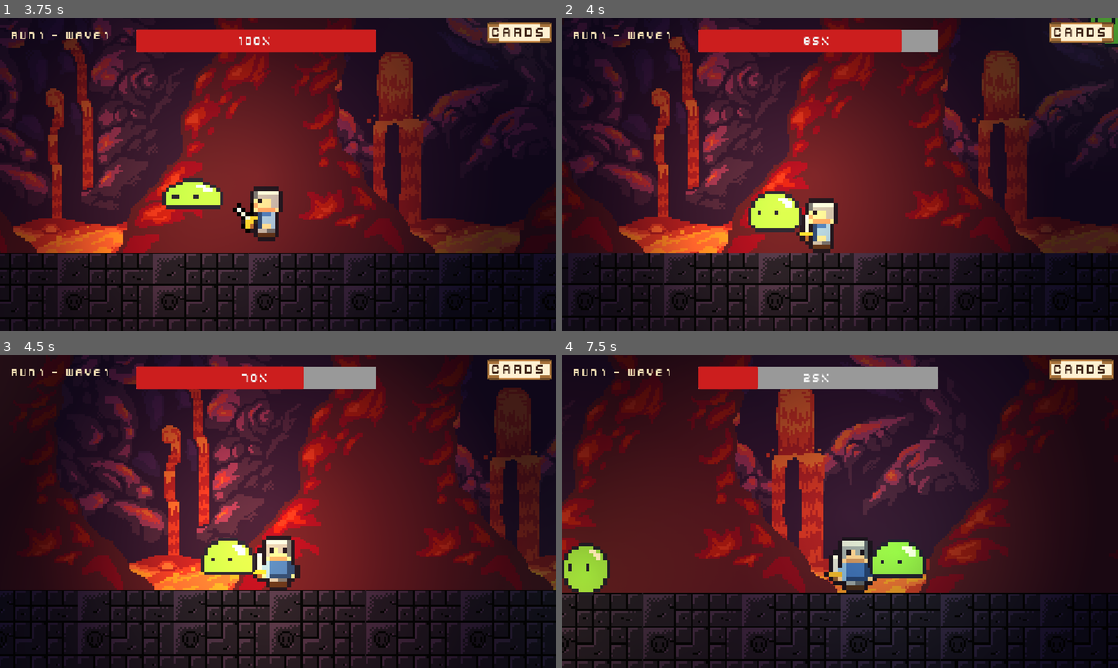
Above: before the commit, frames 1-4 (two rows, left to right).
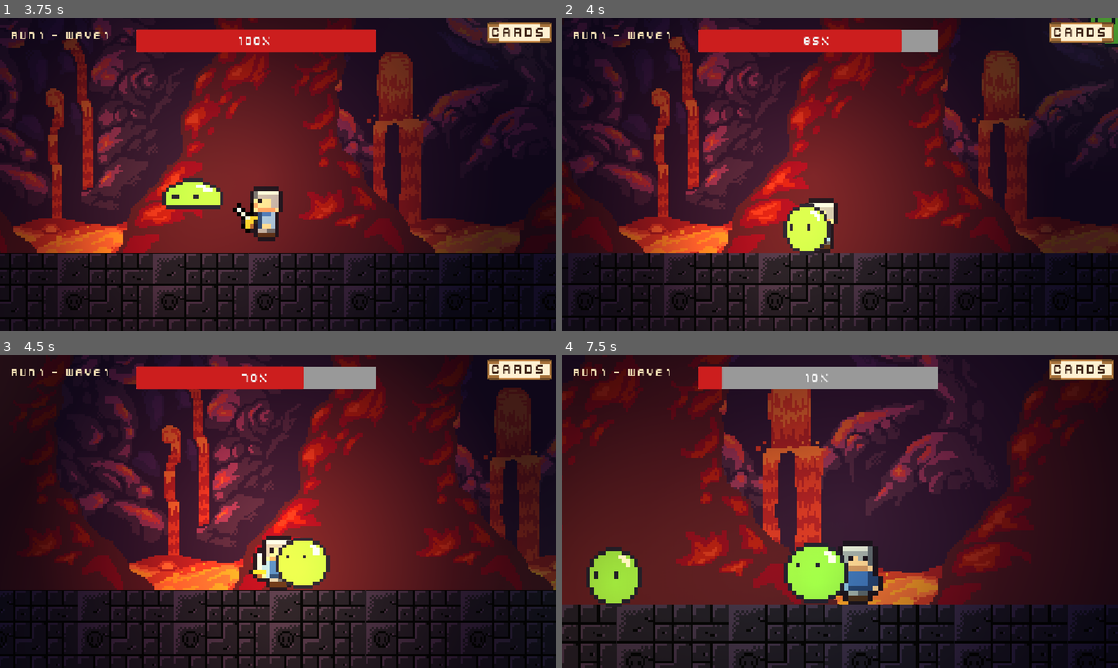
Above: after the commit, the same moments.

Repository: BillNyeFan123-creator/rebound
Game: Godot game, scene res://start_screen.tscn
Two runs of this game, one before a commit and one after it. Both use one fixed random seed, a clock stepped at 60 frames per second and the inputs below.
Inputs (mouse positions are in pixels of both pictures, inside the frame that each line leads up to):
- Up to frame 1 (3.75 s): click "Start Game" at 0.5 s; click "Cards" at 1.25 s; tap Enter at 2 s; move the mouse to (400, 158) at 2.02 s; hold D (move_right) 2.03-2.75 s; tap X (attack) at 2.1, 3.6 s; click (400, 158) at 2.17 s; tap W (jump) at 2.27 s; drag from (166, 190) to (311, 218) at 2.77 s; move the mouse to (333, 105) at 3.52 s; hold A (move_left) from 3.53 s (still down); click (333, 105) at 3.67 s
- Up to frame 2 (4 s): keep holding A (move_left)
- Up to frame 3 (4.5 s): release A (move_left) at 4.25 s; drag from (250, 574) to (111, 464) at 4.27 s
- Up to frame 4 (7.5 s): move the mouse to (1006, 558) at 5.02 s; hold D (move_right) 5.03-5.75 s; tap X (attack) at 5.1, 6.6 s; click (1006, 558) at 5.17 s; tap W (jump) at 5.27 s; drag from (673, 464) to (1017, 624) at 5.77 s; move the mouse to (867, 511) at 6.52 s; hold D (move_right) 6.53-7.25 s; click (867, 511) at 6.67 s; drag from (756, 433) to (728, 527) at 7.27 s

Frame 1 is identical in both runs. In frame 2, 1.8% of the frame differs, in the area x 33-49%, y 55-76%; in frame 3, 2.3%; in frame 4, 34%, in the area x 0-100%, y 0-100%.

Commit message:
Slimes no longer collide with player (layer rework); card pick UI: 3 side-by-side readable cards

Diff:
--- a/Level.tscn
+++ b/Level.tscn
@@ -93,6 +93,7 @@
 position = Vector2(575, 419)
 
 [node name="Floor" type="StaticBody2D" parent="." unique_id=934898494]
+collision_layer = 4
 physics_material_override = SubResource("PhysicsMaterial_q6vxt")
 
 [node name="CollisionShape2D" type="CollisionShape2D" parent="Floor" unique_id=1101255283]
@@ -109,6 +110,7 @@
 stretch_mode = 1
 
 [node name="Boundary" type="StaticBody2D" parent="." unique_id=923788566]
+collision_layer = 4
 
 [node name="Left" type="CollisionShape2D" parent="Boundary" unique_id=1441848702]
 position = Vector2(-20, 324)
--- a/scenes/CardPickUI.tscn
+++ b/scenes/CardPickUI.tscn
@@ -24,13 +24,19 @@
 anchor_right = 1.0
 anchor_bottom = 1.0
 
-[node name="Box" type="VBoxContainer" parent="Root/Center"]
-theme_override_constants/separation = 16
+[node name="Panel" type="PanelContainer" parent="Root/Center"]
 
-[node name="RunInfo" type="Label" parent="Root/Center/Box"]
+[node name="VBox" type="VBoxContainer" parent="Root/Center/Panel"]
+theme_override_constants/separation = 20
+
+[node name="RunInfo" type="Label" parent="Root/Center/Panel/VBox"]
 text = "Run #1"
 horizontal_alignment = 1
 
-[node name="Title" type="Label" parent="Root/Center/Box"]
+[node name="Title" type="Label" parent="Root/Center/Panel/VBox"]
+theme_override_font_sizes/font_size = 30
 text = "You died - bounce back with a card!"
 horizontal_alignment = 1
+
+[node name="Cards" type="HBoxContainer" parent="Root/Center/Panel/VBox"]
+theme_override_constants/separation = 20
--- a/scenes/Enemies/BigSlime.tscn
+++ b/scenes/Enemies/BigSlime.tscn
@@ -164,7 +164,7 @@
 
 [node name="BigSlime" type="CharacterBody2D" unique_id=1973961784 groups=["enemy"]]
 collision_layer = 2
-collision_mask = 3
+collision_mask = 6
 script = ExtResource("1_enemy")
 
 [node name="Collision" type="CollisionShape2D" parent="." unique_id=511865099]
@@ -183,6 +183,7 @@
 texture_scale = 0.9
 
 [node name="Hurtbox" type="Area2D" parent="." unique_id=361417128]
+collision_mask = 1
 
 [node name="Collision" type="CollisionShape2D" parent="Hurtbox" unique_id=1531270153]
 position = Vector2(0, 6)
--- a/scenes/Enemies/BlueSlime.tscn
+++ b/scenes/Enemies/BlueSlime.tscn
@@ -165,7 +165,7 @@
 [node name="BlueSlime" type="CharacterBody2D" unique_id=1987254571 groups=["enemy"]]
 modulate = Color(0.55, 0.75, 1.3, 1)
 collision_layer = 2
-collision_mask = 3
+collision_mask = 6
 script = ExtResource("1_enemy")
 
 [node name="Collision" type="CollisionShape2D" parent="." unique_id=82709477]
@@ -183,6 +183,7 @@
 texture_scale = 0.9
 
 [node name="Hurtbox" type="Area2D" parent="." unique_id=1941984171]
+collision_mask = 1
 
 [node name="Collision" type="CollisionShape2D" parent="Hurtbox" unique_id=817774841]
 shape = SubResource("RectangleShape2D_hurt")
--- a/scenes/Enemies/BossSlime.tscn
+++ b/scenes/Enemies/BossSlime.tscn
@@ -164,7 +164,7 @@
 
 [node name="BossSlime" type="CharacterBody2D" unique_id=1987254571 groups=["enemy"]]
 collision_layer = 2
-collision_mask = 3
+collision_mask = 6
 max_health = 10
 speed = 35.0
 contact_damage = 25
@@ -186,6 +186,7 @@
 texture_scale = 1.5
 
 [node name="Hurtbox" type="Area2D" parent="." unique_id=1941984171]
+collision_mask = 1
 
 [node name="Collision" type="CollisionShape2D" parent="Hurtbox" unique_id=817774841]
 position = Vector2(0, 8)
--- a/scenes/Enemy.tscn
+++ b/scenes/Enemy.tscn
@@ -164,7 +164,7 @@
 
 [node name="SmallSlime" type="CharacterBody2D" groups=["enemy"]]
 collision_layer = 2
-collision_mask = 3
+collision_mask = 6
 max_health = 1
 speed = 80.0
 contact_damage = 5
@@ -185,6 +185,7 @@
 texture_scale = 0.9
 
 [node name="Hurtbox" type="Area2D" parent="." unique_id=1205436785]
+collision_mask = 1
 
 [node name="Collision" type="CollisionShape2D" parent="Hurtbox" unique_id=352324162]
 position = Vector2(0, 4)
--- a/scenes/Player.tscn
+++ b/scenes/Player.tscn
@@ -13,6 +13,8 @@
 radius = 86.023254
 
 [node name="CharacterBody2D" type="CharacterBody2D" unique_id=976563110 groups=["player"]]
+collision_layer = 1
+collision_mask = 4
 position = Vector2(293, 202)
 script = ExtResource("1_kpjcp")
 
@@ -27,7 +29,7 @@
 shape = SubResource("RectangleShape2D_xhfnw")
 
 [node name="AttackArea" type="Area2D" parent="." unique_id=2035976012]
-collision_mask = 3
+collision_mask = 2
 
 [node name="CollisionShape2D" type="CollisionShape2D" parent="AttackArea" unique_id=1918902232]
 position = Vector2(7, 75)
--- a/scripts/cardSystem/ui/CardPickUI.gd
+++ b/scripts/cardSystem/ui/CardPickUI.gd
@@ -1,30 +1,19 @@
 extends CanvasLayer
 # Shown by the WaveManager when the player dies: pick 1 of 3 cards to bounce back with.
+# Each card is a clickable panel showing its name and description side by side.
 # Process mode is ALWAYS so it keeps working while the tree is paused.
 
 signal card_chosen(card: Card)
 
 const OFFER_COUNT := 3
-const CardPreviewScript := preload("res://scripts/cardSystem/ui/CardPreview.gd")
-
-var preview: PanelContainer
 
 @onready var root: Control = $Root
-@onready var buttons_box: VBoxContainer = $Root/Center/Box
-
-
-func _ready() -> void:
-	preview = CardPreviewScript.new()
-	add_child(preview)
+@onready var cards_box: HBoxContainer = $Root/Center/Panel/VBox/Cards
 
 
 func open() -> void:
-	for child in buttons_box.get_children():
+	for child in cards_box.get_children():
 		child.queue_free()
-
-	var run_info = get_node_or_null("Root/Center/Box/RunInfo")
-	if run_info:
-		run_info.text = "Run #%d ends here" % RunState.run_count
 
 	var pool := CardManager.unlocked.filter(
 		func(c: Card): return not CardManager.equipped.has(c)
@@ -39,28 +28,53 @@
 	pool = unique
 	pool.shuffle()
 	for card in pool.slice(0, OFFER_COUNT):
-		var button := Button.new()
-		button.text = card.card_name
-		button.pressed.connect(_on_card_pressed.bind(card))
-		button.mouse_entered.connect(_on_card_hovered.bind(card, button))
-		button.mouse_exited.connect(preview.hide)
-		buttons_box.add_child(button)
+		cards_box.add_child(_build_card_panel(card))
 
 	root.visible = true
 
 
-func _on_card_hovered(card: Card, button: Button) -> void:
-	preview.show_card(card, button.global_position)
+func _build_card_panel(card: Card) -> PanelContainer:
+	var panel := PanelContainer.new()
+	panel.custom_minimum_size = Vector2(230, 210)
+
+	var box := VBoxContainer.new()
+	box.add_theme_constant_override("separation", 10)
+	panel.add_child(box)
+
+	var name_label := Label.new()
+	name_label.text = card.card_name
+	name_label.horizontal_alignment = HORIZONTAL_ALIGNMENT_CENTER
+	name_label.add_theme_font_size_override("font_size", 26)
+	box.add_child(name_label)
+
+	var desc_label := Label.new()
+	desc_label.text = card.description if card.description != "" else "No description yet."
+	desc_label.autowrap_mode = TextServer.AUTOWRAP_WORD_SMART
+	desc_label.horizontal_alignment = HORIZONTAL_ALIGNMENT_CENTER
+	desc_label.vertical_alignment = VERTICAL_ALIGNMENT_CENTER
+	desc_label.custom_minimum_size = Vector2(0, 110)
+	box.add_child(desc_label)
+
+	# The whole panel is the click target.
+	panel.mouse_default_cursor_shape = Control.CURSOR_POINTING_HAND
+	panel.mouse_entered.connect(func(): panel.modulate = Color(1.12, 1.12, 1.12))
+	panel.mouse_exited.connect(func(): panel.modulate = Color.WHITE)
+	panel.gui_input.connect(_on_card_gui_input.bind(card, panel))
+	return panel
+
+
+func _on_card_gui_input(event: InputEvent, card: Card, panel: PanelContainer) -> void:
+	if event is InputEventMouseButton \
+			and event.pressed \
+			and event.button_index == MOUSE_BUTTON_LEFT:
+		_choose(card)
+
+
+func _choose(card: Card) -> void:
+	Sfx.play("card_pick", -2.0)
+	root.visible = false
+	card_chosen.emit(card)
 
 
 func close() -> void:
 	root.visible = false
-
-
-func _on_card_pressed(card: Card) -> void:
-	# One-shot guard: a double-click must not fire the choice twice.
-	if not root.visible:
-		return
-	Sfx.play("card_pick", -2.0)
-	close()
-	card_chosen.emit(card)
Not shown, removed: assets/Sounds/SFX/attack.ogg.import
Not shown, added: assets/Sounds/SFX/hit.ogg.import
Not shown, added: assets/Sounds/SFX/jump.wav.import
Not shown, added: assets/Sounds/SFX/sword_swing.wav.import
